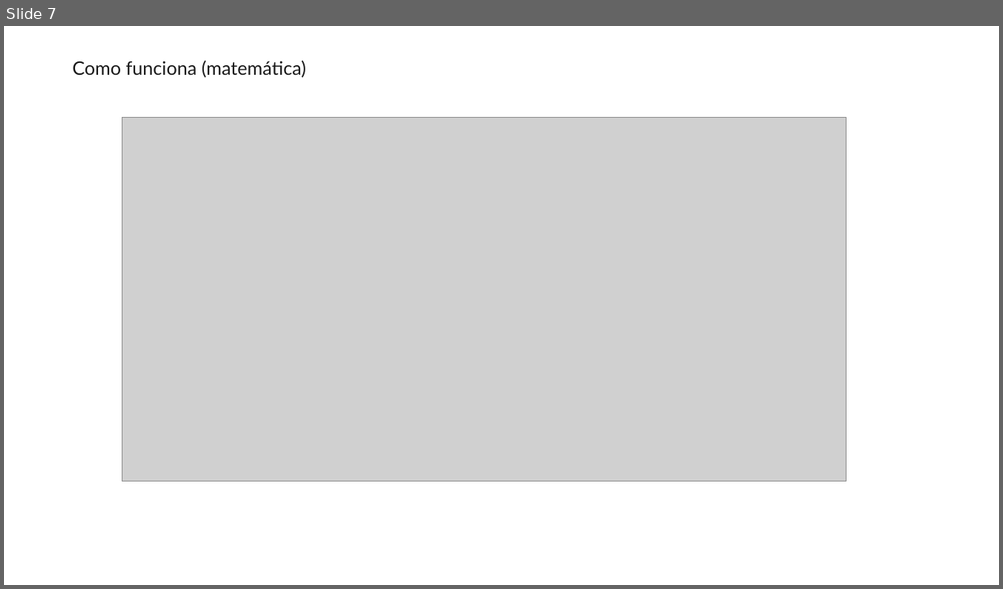
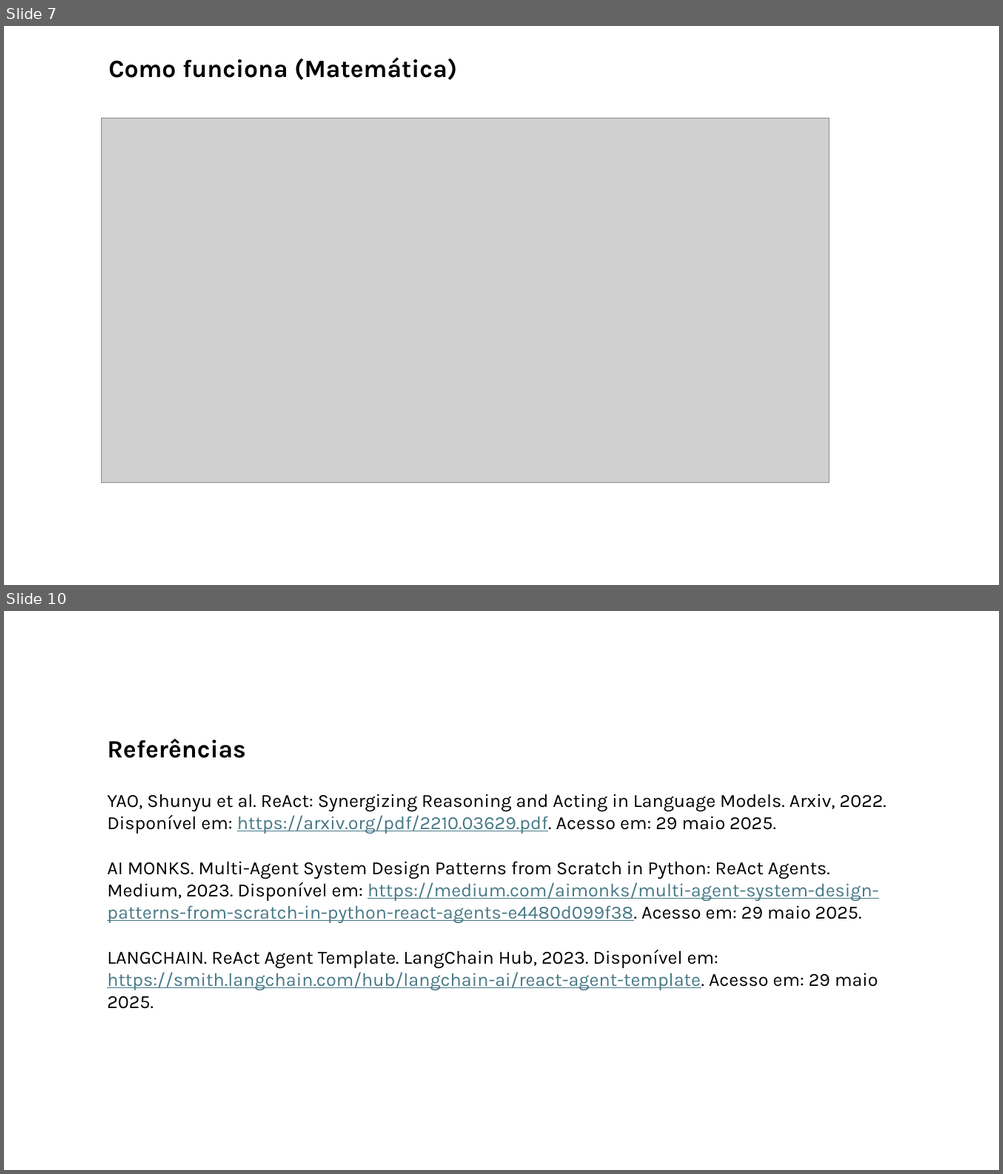
Before and after one commit to luizehp/Agente-ReAct, a slide deck: Agente ReAct.pptx. Shown one above the other, each under a label of ours: slide 7 before the commit, slides 7 and 10 after it; the slides between them are not shown. The pictures are 1003x589 and 1003x1174 pixels, drawn with LibreOffice and Linux fonts; fonts in the diff are those of the drawing; grey boxes stand for pictures. Boxes give left, top, right and bottom in pixels: in the first picture for what was removed or moved away, otherwise in the second. Text is boxed around its words. In the diff, an @@ line names an element or a change of style, - is before the commit and + after.

```diff
--- a/Agente ReAct.pptx
+++ b/Agente ReAct.pptx
@@ slide 10 added at bbox=[4, 611, 999, 1170], background #FFFFFF @@
@@ text added at bbox=[107, 738, 246, 758], 24 pt, text #000000, bold @@
+Referências
@@ text added at bbox=[107, 794, 886, 991], 18 pt, text #000000 @@
+YAO, Shunyu et al. ReAct: Synergizing Reasoning and Acting in Language Models. Arxiv, 2022. Disponível em: https://arxiv.org/pdf/2210.03629.pdf. Acesso em: 29 maio 2025.
+AI MONKS. Multi-Agent System Design Patterns from Scratch in Python: ReAct Agents. Medium, 2023. Disponível em: https://medium.com/aimonks/multi-agent-system-design-patterns-from-scratch-in-python-react-agents-e4480d099f38. Acesso em: 29 maio 2025.
+LANGCHAIN. ReAct Agent Template. LangChain Hub, 2023. Disponível em: https://smith.langchain.com/hub/langchain-ai/react-agent-template. Acesso em: 29 maio 2025.
@@ slide 7 changed as well @@
@@ text at bbox=[108, 57, 457, 80]: text changed; size 18 to 24 pt; font Lato to Karla; text colour #1A1A1A to #000000; bold on @@
-Como funciona (matemática)
+Como funciona (Matemática)
@@ picture: place and size @@
-picture at bbox=[122, 117, 845, 482]
+picture at bbox=[101, 118, 828, 483]
```
Also in this commit, not shown: 2 other slides changed, 6 other slides added, 6 slides removed.
